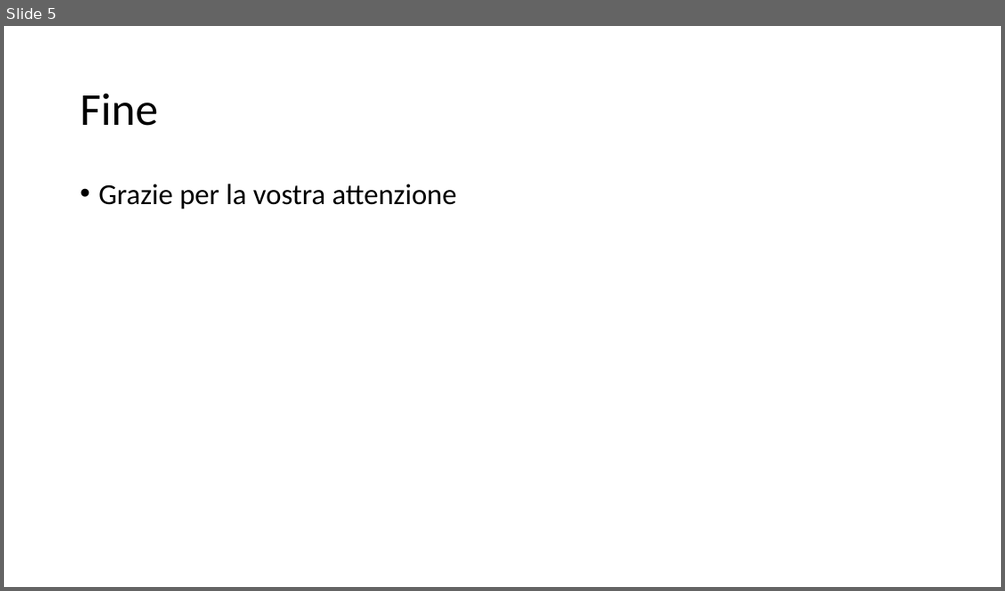
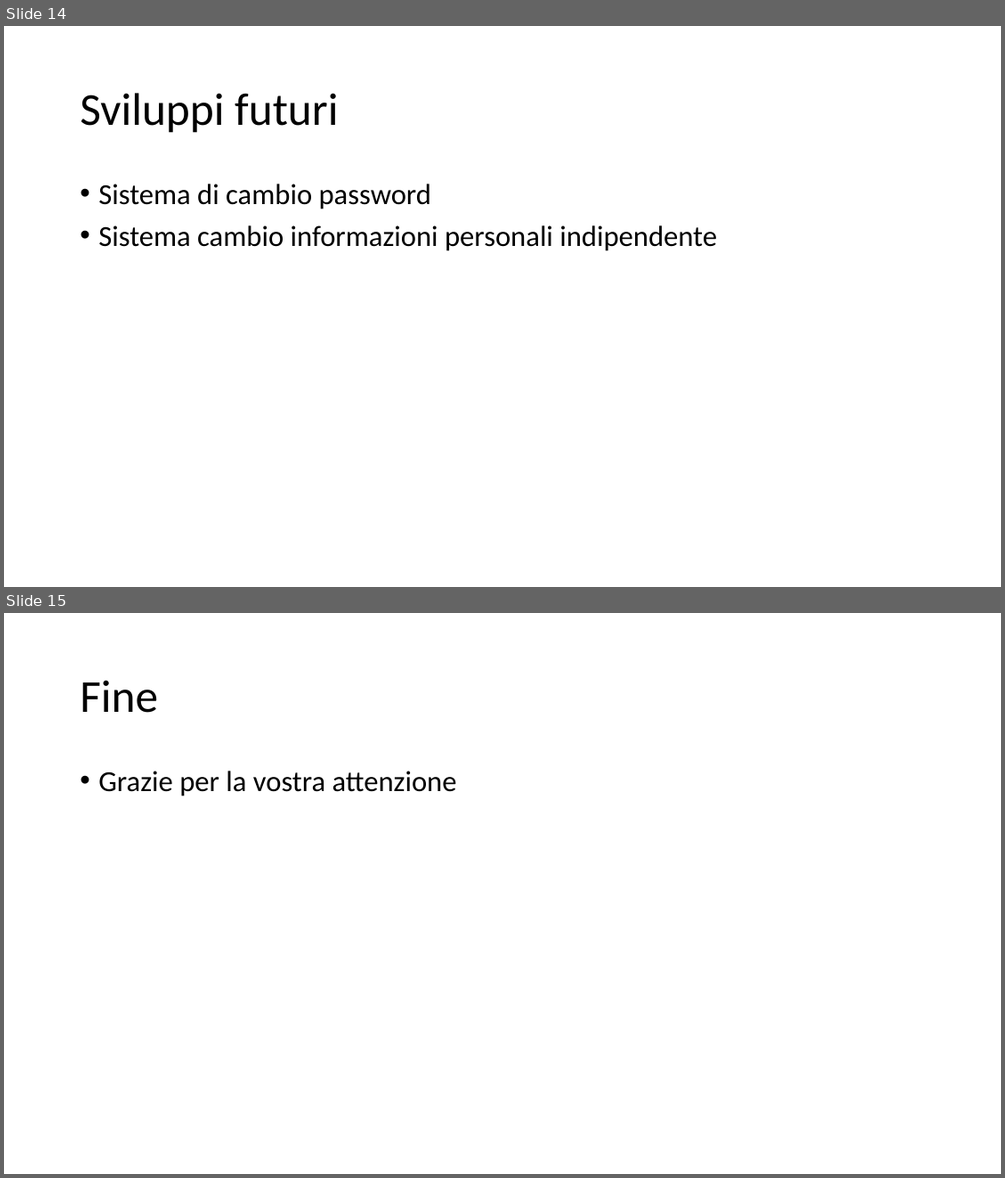
Before and after one commit to bryanbeffa/Knowledge-Base, a slide deck: Presentation/Knowledge Base.pptx. Shown one above the other, each under a label of ours: slide 5 before the commit, slides 14 and 15 after it. The pictures are 1005x591 and 1005x1178 pixels, drawn with LibreOffice and Linux fonts; fonts in the diff are those of the drawing. Boxes give left, top, right and bottom in pixels: in the first picture for what was removed or moved away, otherwise in the second. Text is boxed around its words. In the diff, an @@ line names an element or a change of style, - is before the commit and + after.

```diff
--- a/Presentation/Knowledge Base.pptx
+++ b/Presentation/Knowledge Base.pptx
@@ slide 14 added at <box>4,26,1001,587</box>, background #FFFFFF @@
@@ title added at <box>80,93,338,133</box>, 44 pt, text #000000 @@
+Sviluppi futuri
@@ text added at <box>98,184,717,251</box>, 28 pt, text #000000 @@
+• Sistema di cambio password
+• Sistema cambio informazioni personali indipendente
@@ what was slide 5 is now slide 15 @@
```
Also in this commit, not shown: 1 slide changed, 11 other slides added, 2 slides removed.
